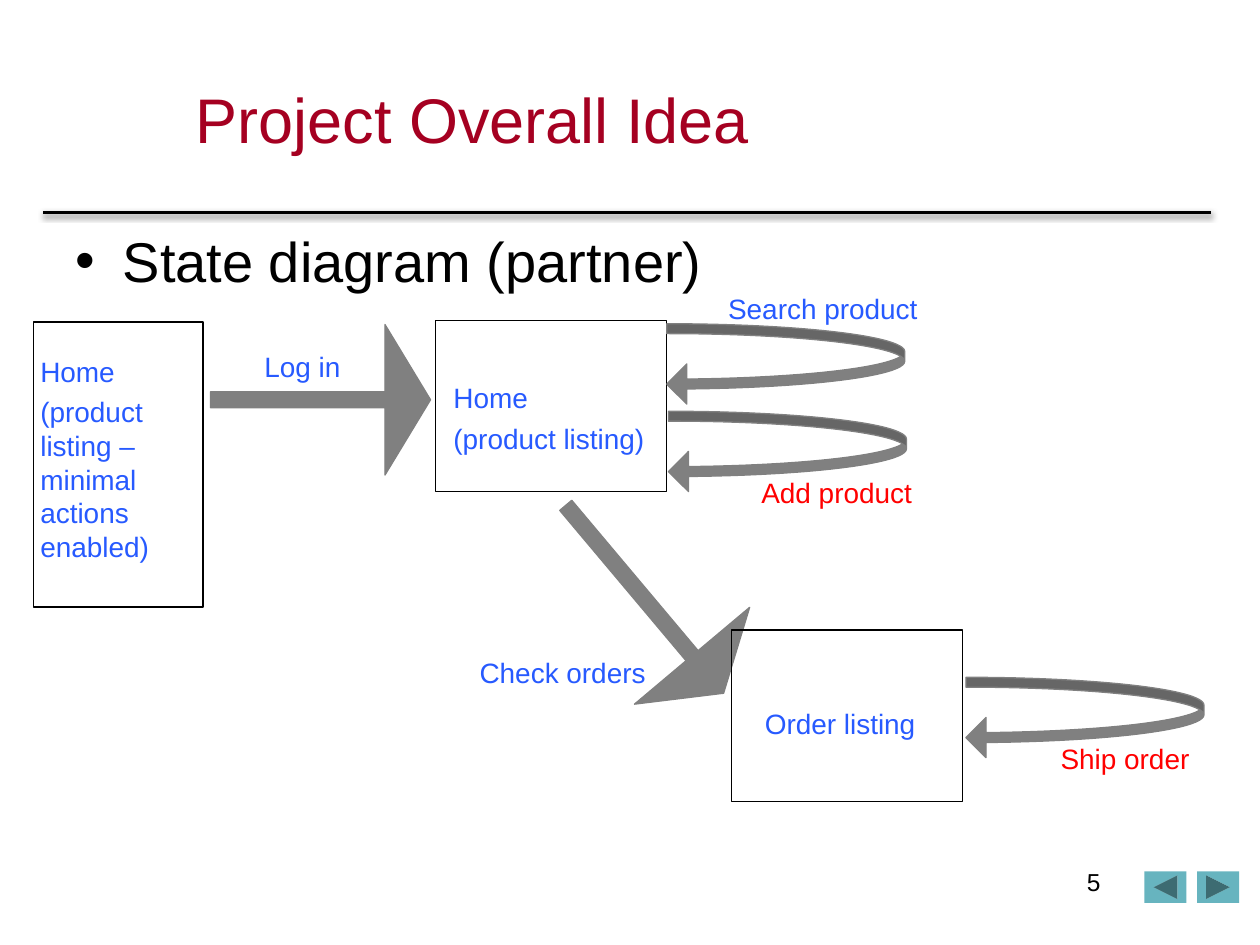
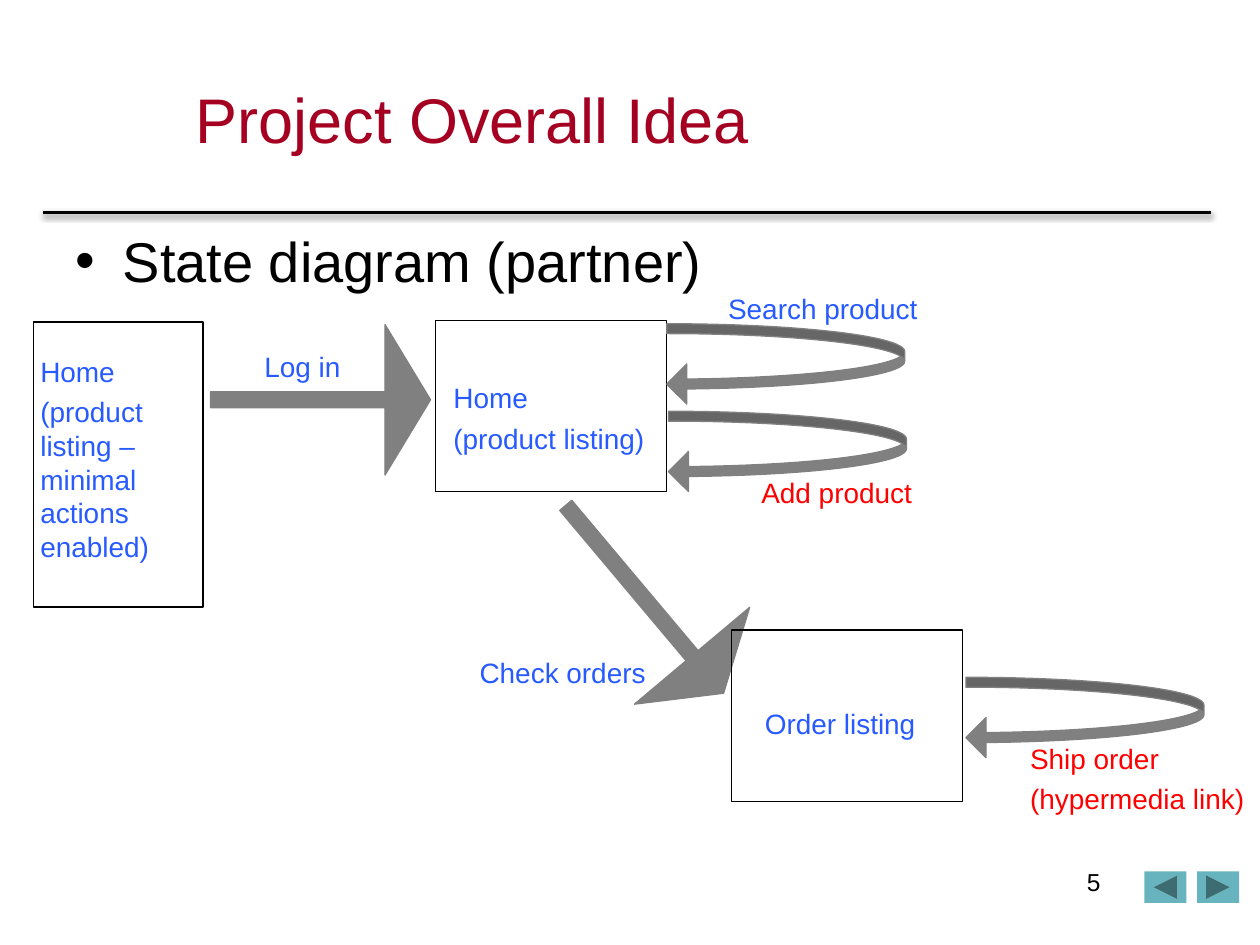
Before and after one commit to sonialin/comp433p2p3, a slide deck: slide 5 of comp433p2p3/COMP433FinalPPT.pptx. Drawn at 1260x945 pixels with LibreOffice and Linux fonts; fonts in the diff are those of the drawing; background and template pictures are left out. Boxes give left, top, right and bottom in pixels: in the first picture for what was removed or moved away, otherwise in the second. Text is boxed around its words. In the diff, an @@ line names an element or a change of style, - is before the commit and + after.

```diff
--- a/comp433p2p3/COMP433FinalPPT.pptx
+++ b/comp433p2p3/COMP433FinalPPT.pptx
@@ text "Ship order": place and size @@
-text "Ship order" at [1061, 748, 1189, 774]
+text "Ship order" at [1030, 748, 1244, 814]
@@ text at [1030, 788, 1244, 814]: paragraph added @@
+(hypermedia link)
```
Also in this commit, not shown: 1 other slide changed, 1 other file.
